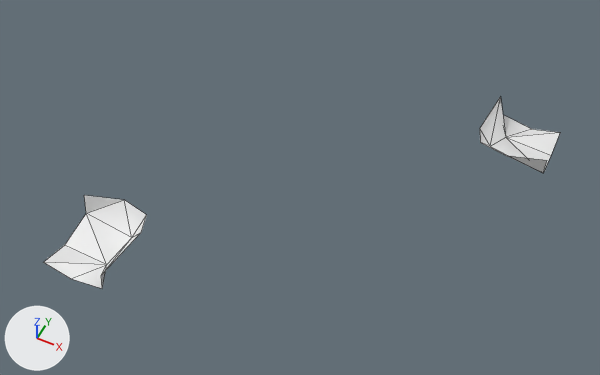
The glTF model Rogue-Robots/Assets/Models/ModularBlocks/InnerCornerHangingDouble_Col.gltf as it was, and as the next commit left it.
Both versions are drawn from a 50 mm lens placed at (2.97, -6.51, 12.81), pointed at (-0.21, -0.14, 4.84). Every picture has the same lights, and +X, +Y and +Z are marked at lower left. Mesh edges are drawn as thin lines. Vertices at the same position are counted once.

Names of what the first picture shows: 'InnerCornerHangingDouble_Col'.
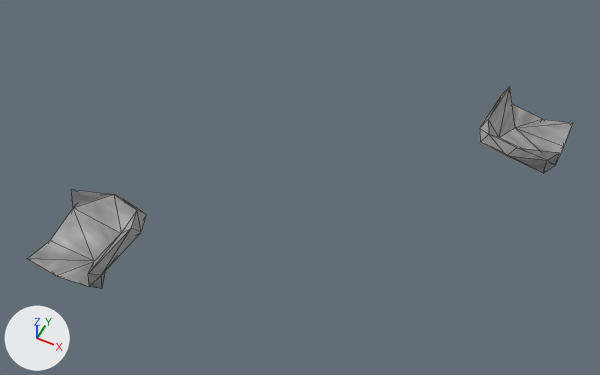
Scene script edits in JSON lines:
```json
{"op": "add", "block": "img_diffusegroundgroup3", "code": ["img_diffusegroundgroup3 = load_image('DiffuseGroundGroup3', 'Textures/DiffuseGroundGroup3.png', 2048, 2048, 'sRGB')"]}
{"op": "add", "block": "mat_ground", "code": ["mat_ground = principled_material('Ground')", "mat_ground.texture = img_diffusegroundgroup3", "mat_ground.roughness = 0.686"]}
{"block": "me_scene_021", "where": "# used by ob_innercornerhangingdouble_col; location = (0.0, 0.0, 0.0)"}
{"op": "remove", "block": "me_scene_021", "code": "me_scene_021.from_pydata(...)  # 24 vertices, 24 faces; spans x -2.5..2.5, y -2.5..2.5, z 4.6..5.0"}
{"op": "add", "block": "me_scene_021", "code": "me_scene_021.from_pydata(...)  # 48 vertices, 88 faces; spans x -2.61..2.61, y -2.61..2.61, z 4.6..5.13"}
{"block": "me_scene_021", "change": "me_scene_021 part 1"}
{"block": "me_scene_021", "change": "12 faces are deleted"}
{"block": "me_scene_021", "change": "12 vertices are added at x -2.61..-1.6, y -2.61..-1.49, z 4.74..5.13"}
{"block": "me_scene_021", "change": "44 new faces join them"}
{"block": "me_scene_021", "change": "me_scene_021 part 2"}
{"block": "me_scene_021", "change": "12 faces are deleted"}
{"block": "me_scene_021", "change": "12 vertices are added at x 1.6..2.61, y 1.49..2.61, z 4.74..5.13"}
{"block": "me_scene_021", "change": "44 new faces join them"}
{"op": "add", "block": "me_scene_021", "code": "me_scene_021.materials.append(mat_ground)  # picture img_diffusegroundgroup3"}
```

What differs and where, as boxes (x1, y1, x2, y2) in the pictures (600 x 375 px):
```json
{"object": "InnerCornerHangingDouble_Col", "change": "reshaped", "before": [44, 97, 560, 288], "after": [28, 87, 573, 289]}
{"part": 1, "of": "me_scene_021", "change": "built on", "before": [44, 195, 147, 288], "after": [28, 189, 147, 289]}
{"part": 2, "of": "me_scene_021", "change": "built on", "before": [480, 97, 560, 173], "after": [480, 87, 573, 173]}
```
